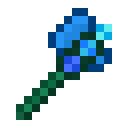
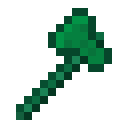
Layers edited between the first and the second 128 x 128 image:
hid "Link Crystal 2" over (96, 24, 112, 40)
hid "Capacitor 3" over (56, 48, 88, 80)
hid "Core 3" over (72, 32, 104, 64)
removed layer "Head inner 1" over (56, 16, 104, 64)
renamed "Head edge 1" to "Head 1", painted on it over (48, 8, 112, 72)
